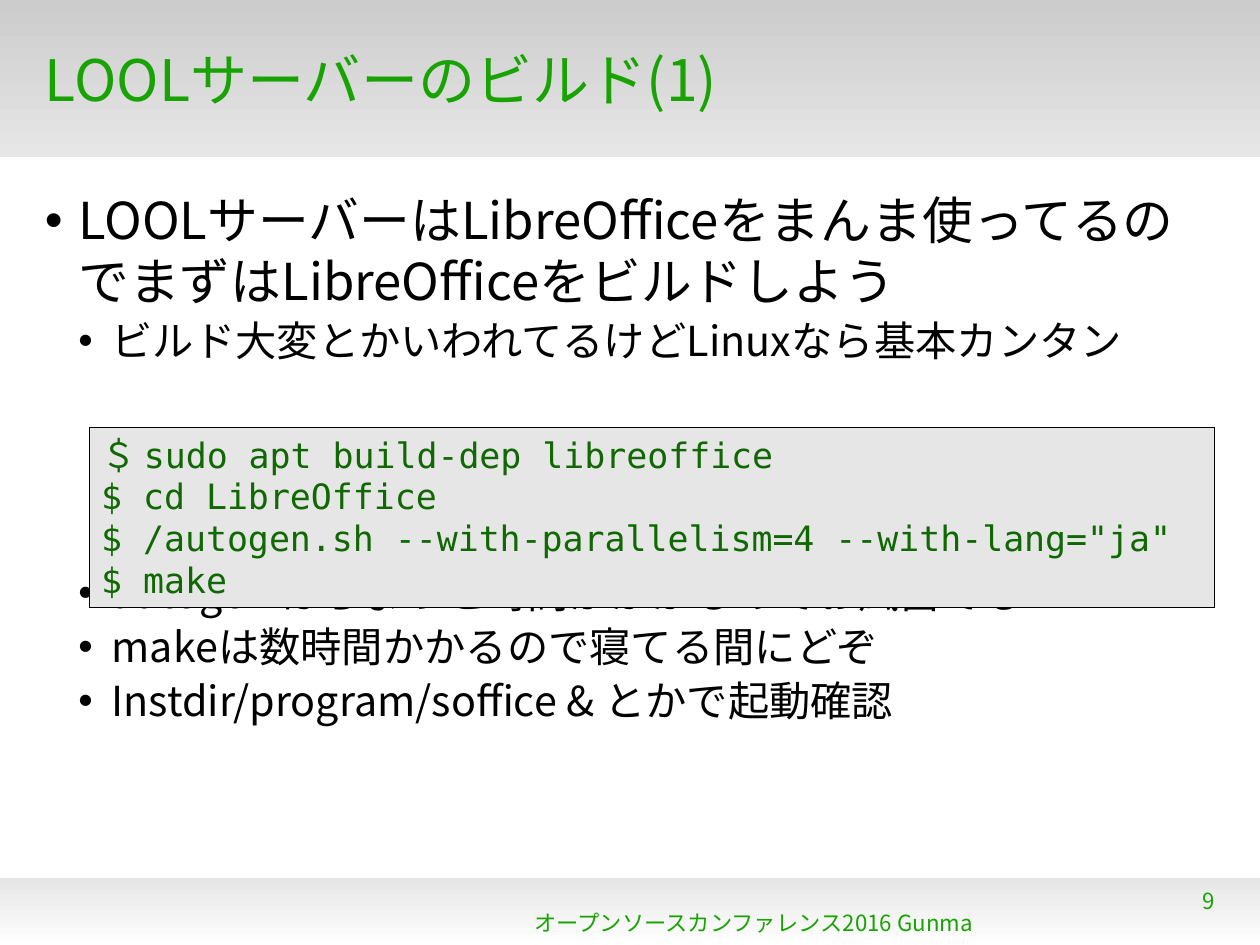
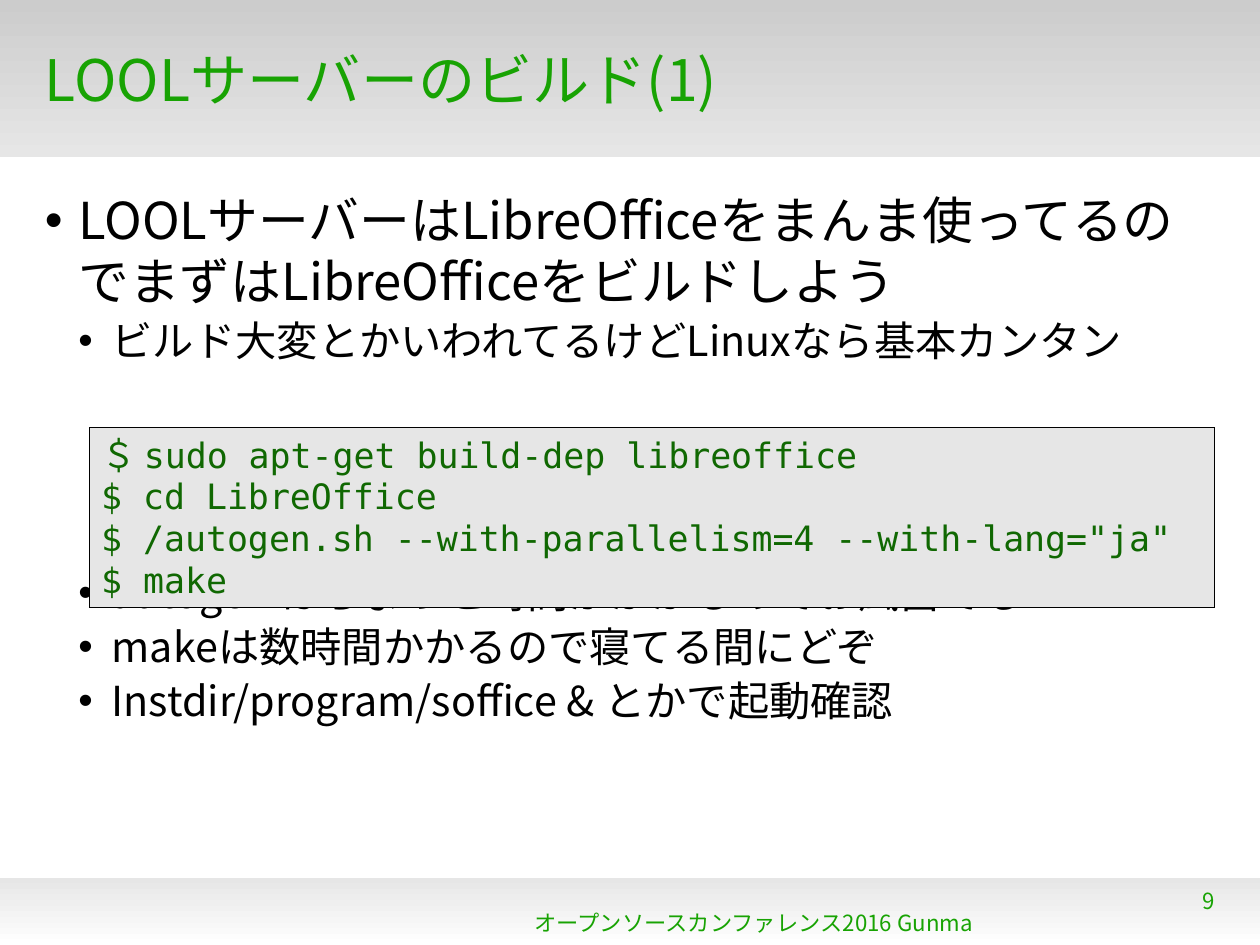
Before and after one commit to naruoga/KantoLibreOffice, a slide deck: slide 9 of others/OSC2016Gunma-LOOL.odp. Drawn at 1260x945 pixels with LibreOffice and Linux fonts; fonts in the diff are those of the drawing; background and template pictures are left out. Boxes give left, top, right and bottom in pixels: in the first picture for what was removed or moved away, otherwise in the second. Text is boxed around its words. In the diff, an @@ line names an element or a change of style, - is before the commit and + after.

```diff
--- a/others/OSC2016Gunma-LOOL.odp
+++ b/others/OSC2016Gunma-LOOL.odp
@@ text in rectangle at bbox=[144, 441, 857, 476]: text changed @@
-＄ sudo apt build-dep libreoffice
+＄ sudo apt-get build-dep libreoffice
```
Also in this commit, not shown: 2 other slides changed, 1 slide removed.
